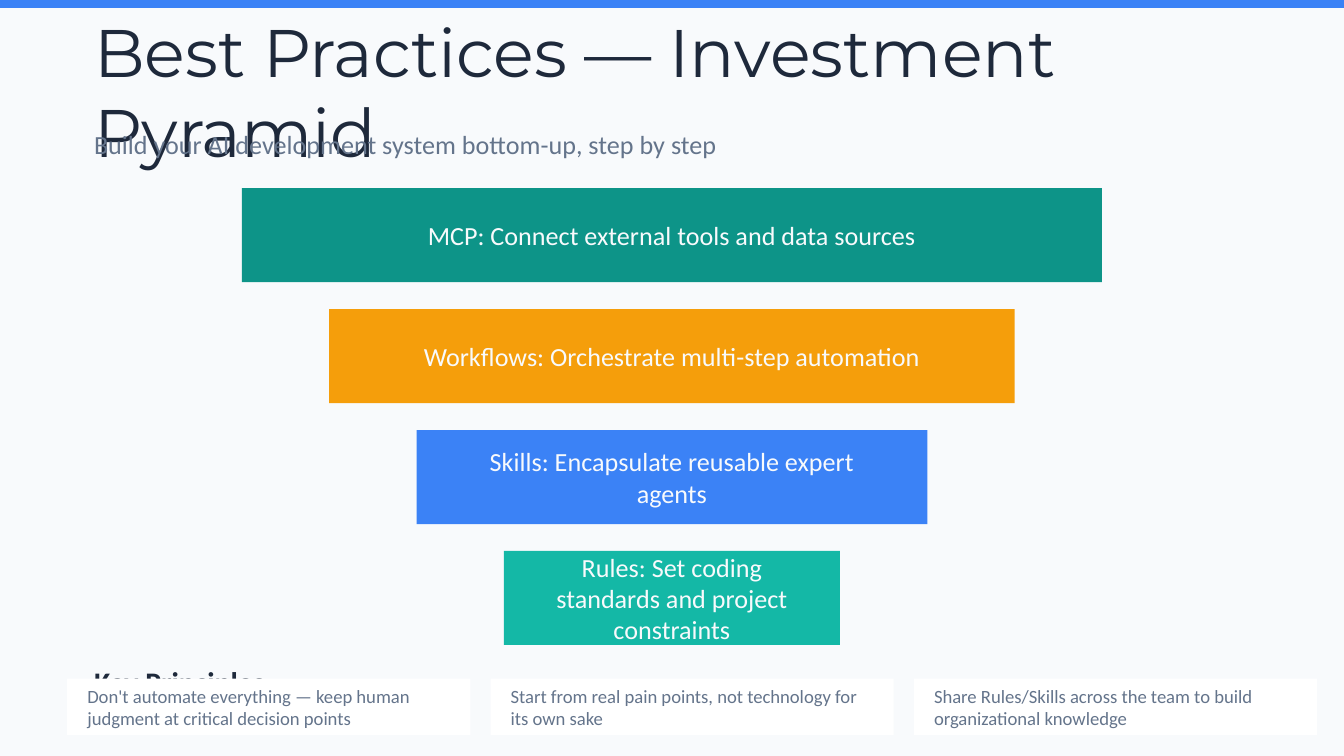
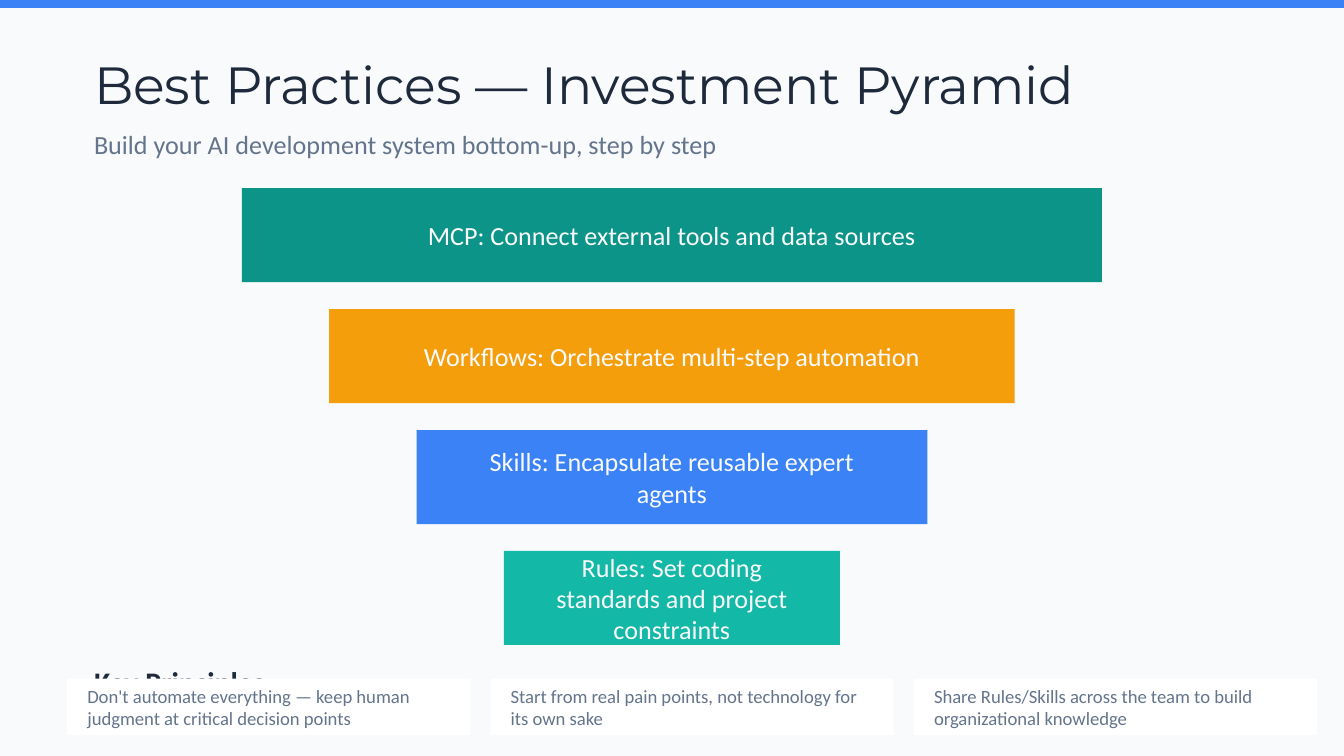
Before and after one commit to chenkunyuan/ai-tools-intro-sharing, a slide deck: slide 13 of AI_Getting_Started_with_AI_Tools.pptx (slide 14 before the commit). Drawn at 1344x756 pixels with LibreOffice and Linux fonts; fonts in the diff are those of the drawing. Boxes give left, top, right and bottom in pixels: in the first picture for what was removed or moved away, otherwise in the second. Text is boxed around its words. In the diff, an @@ line names an element or a change of style, - is before the commit and + after.

```diff
--- a/AI_Getting_Started_with_AI_Tools.pptx
+++ b/AI_Getting_Started_with_AI_Tools.pptx
@@ text "Best Practices — Investment Pyramid": place and size @@
-text "Best Practices — Investment Pyramid" at (94, 27, 1056, 171)
+text "Best Practices — Investment Pyramid" at (94, 65, 1075, 115)
@@ text "Best Practices — Investment Pyramid" at (94, 65, 1075, 115): size 36 to 28 pt @@
```
Also in this commit, not shown: 5 other slides changed, 1 slide removed.
